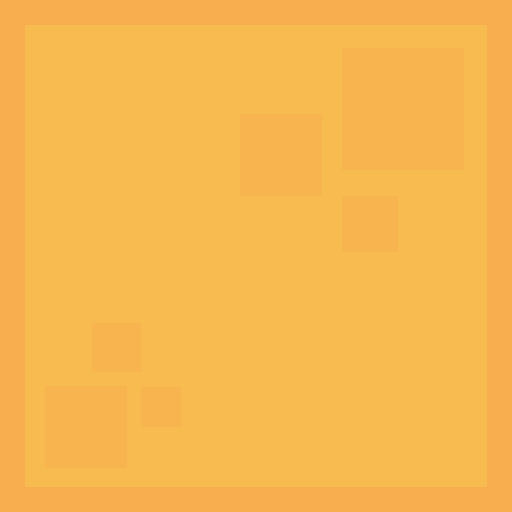
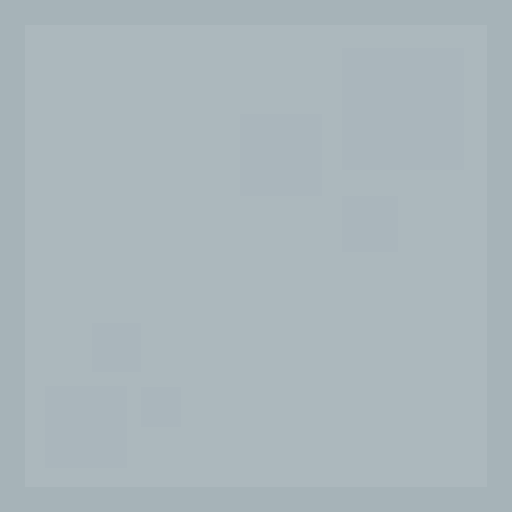
Revision of a layered w=512, h=512 image; what changed, layer by layer:
added layer "Warstwa 5" (4%) above "Krzywe 1" over [0, 0, 512, 512]
added layer "Warstwa 2" (color, 5%) above "Warstwa 1" over [0, 0, 512, 512]
added layer "Warstwa 1" (color) above "Krzywe 2" over [0, 0, 512, 512]
added layer "Warstwa 3" above "Prostokąt 2" over [0, 0, 512, 512]
"Prostokąt 2": opacity 40% → 100%, painted on it over [45, 48, 464, 468]
removed layer "Prostokąt 2" (2nd of 6) (was 40%) over [141, 387, 181, 427]
removed layer "Prostokąt 2" (3rd of 6) (was 40%) over [92, 323, 141, 372]
removed layer "Prostokąt 2" (4th of 6) (was 40%) over [45, 386, 127, 468]
removed layer "Prostokąt 2" (5th of 6) (was 40%) over [240, 114, 322, 196]
removed layer "Prostokąt 2" (6th of 6) (was 40%) over [342, 48, 464, 170]
added layer "Warstwa 4" above "Prostokąt 1" over [0, 0, 512, 512]
